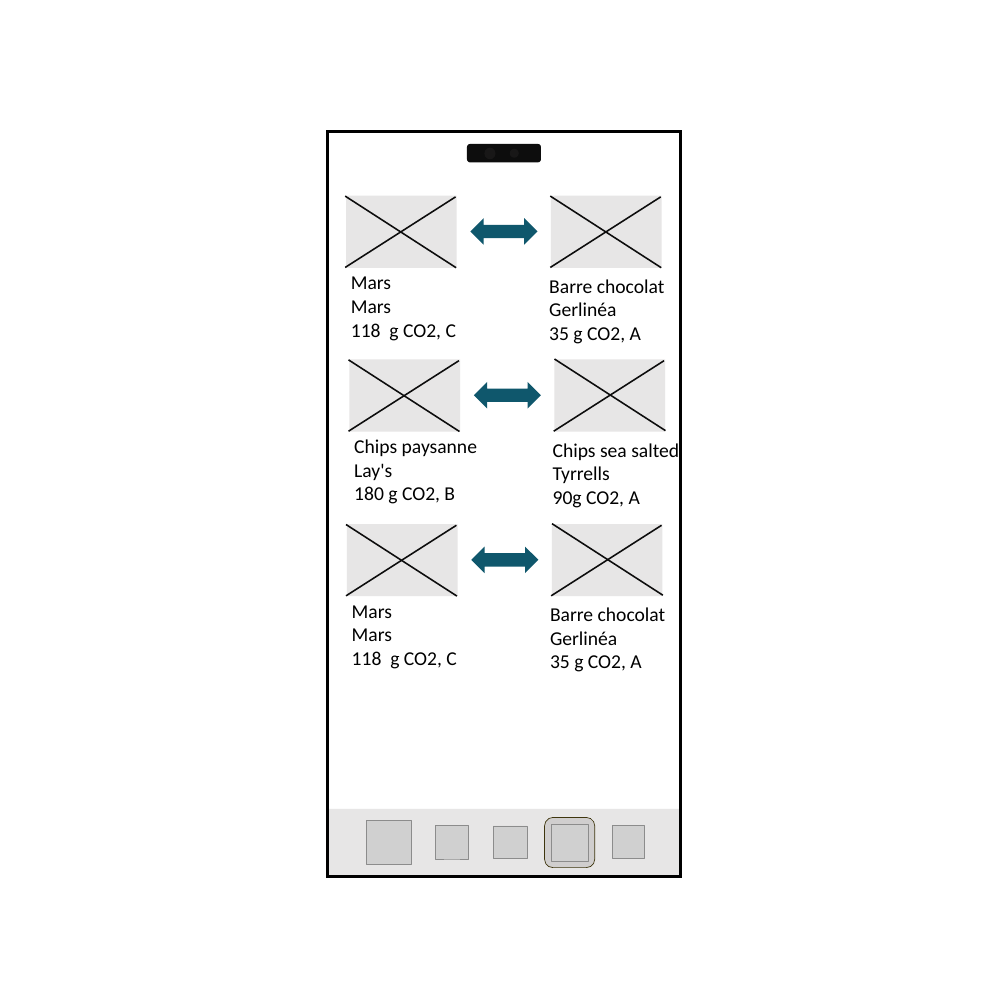
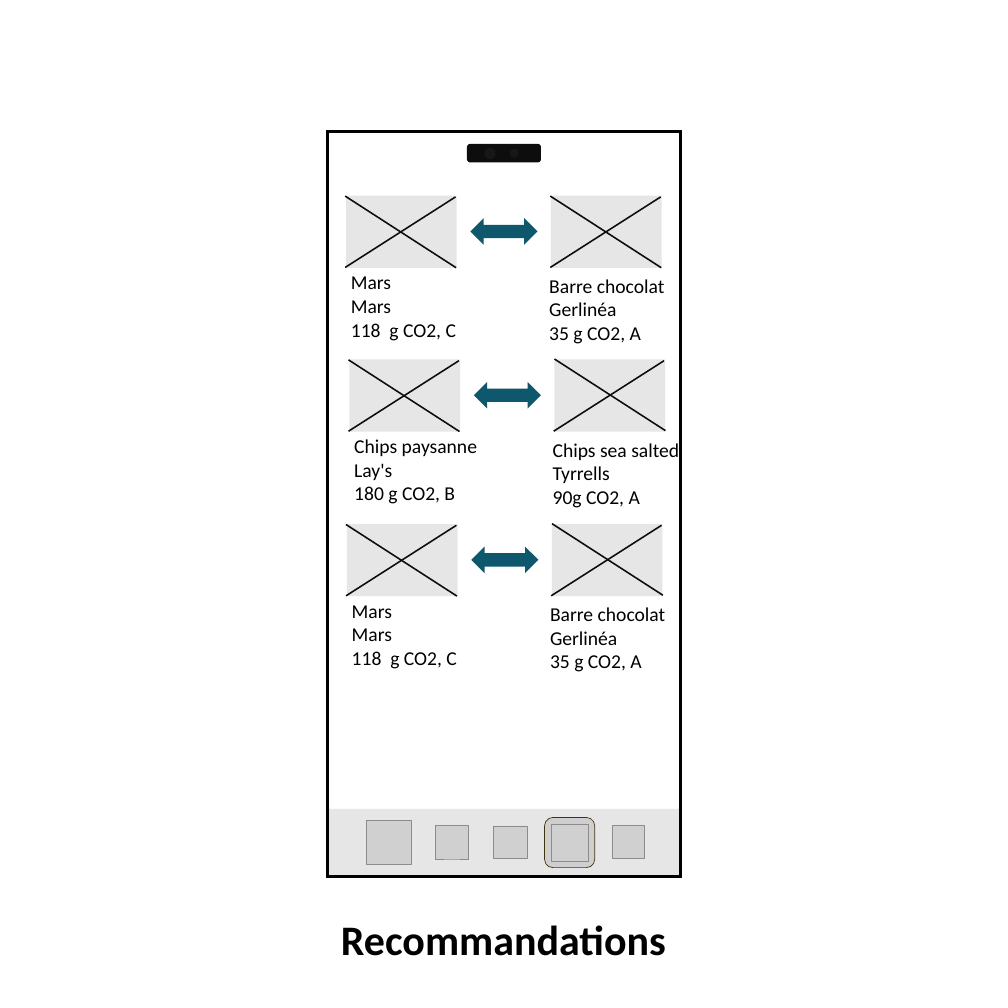
Before and after one commit to CarolusIntelligence/green_ia, a slide deck: slide 2 of doc/wireframe/Présentation1.pptx. Drawn at 1008x1008 pixels with LibreOffice and Linux fonts; fonts in the diff are those of the drawing; grey boxes stand for pictures. Boxes give left, top, right and bottom in pixels: in the first picture for what was removed or moved away, otherwise in the second. Text is boxed around its words. In the diff, an @@ line names an element or a change of style, - is before the commit and + after.

```diff
--- a/doc/wireframe/Présentation1.pptx
+++ b/doc/wireframe/Présentation1.pptx
@@ text added at (341, 925, 666, 956), 60 pt, text #000000, bold @@
+Recommandations
```
Also in this commit, not shown: 5 other slides changed, 3 other files.
